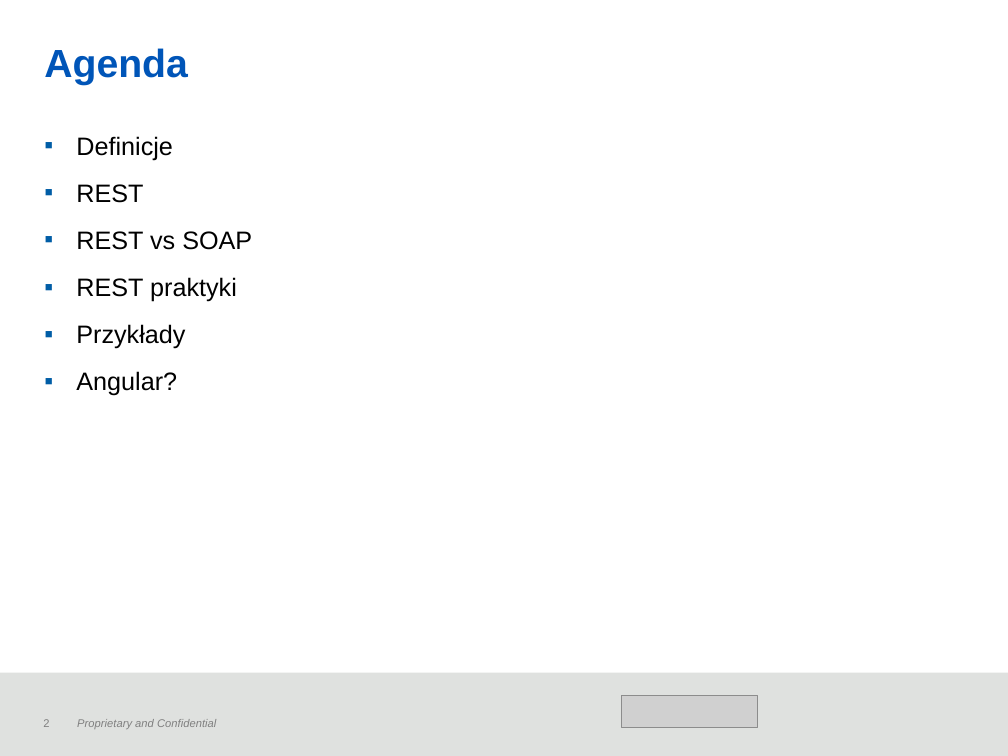
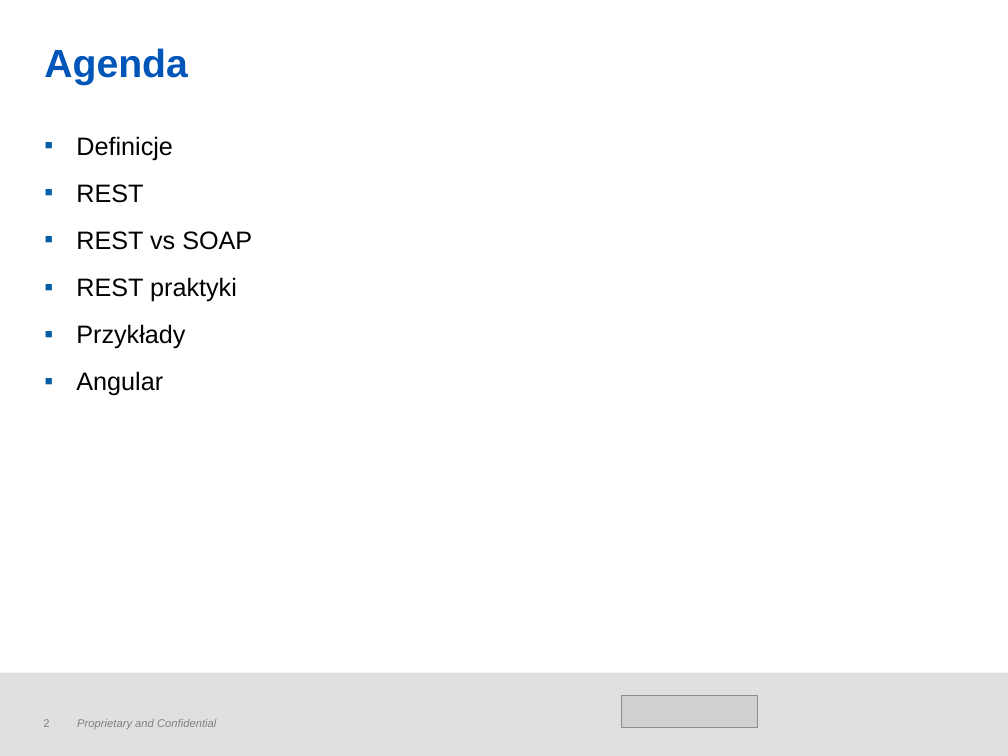
Before and after one commit to karolspiechowicz/us, a slide deck: slide 2 of 2018-04-20_klientserwer.pptx. Drawn at 1008x756 pixels with LibreOffice and Linux fonts; fonts in the diff are those of the drawing; grey boxes stand for pictures; background and template pictures are left out. Boxes give left, top, right and bottom in pixels: in the first picture for what was removed or moved away, otherwise in the second. Text is boxed around its words. In the diff, an @@ line names an element or a change of style, - is before the commit and + after.

Commit message:
Small fix

```diff
--- a/2018-04-20_klientserwer.pptx
+++ b/2018-04-20_klientserwer.pptx
@@ text at (76,371,163,396): text changed @@
-▪ Angular?
+▪ Angular
```
Also in this commit, not shown: 1 other slide changed.
